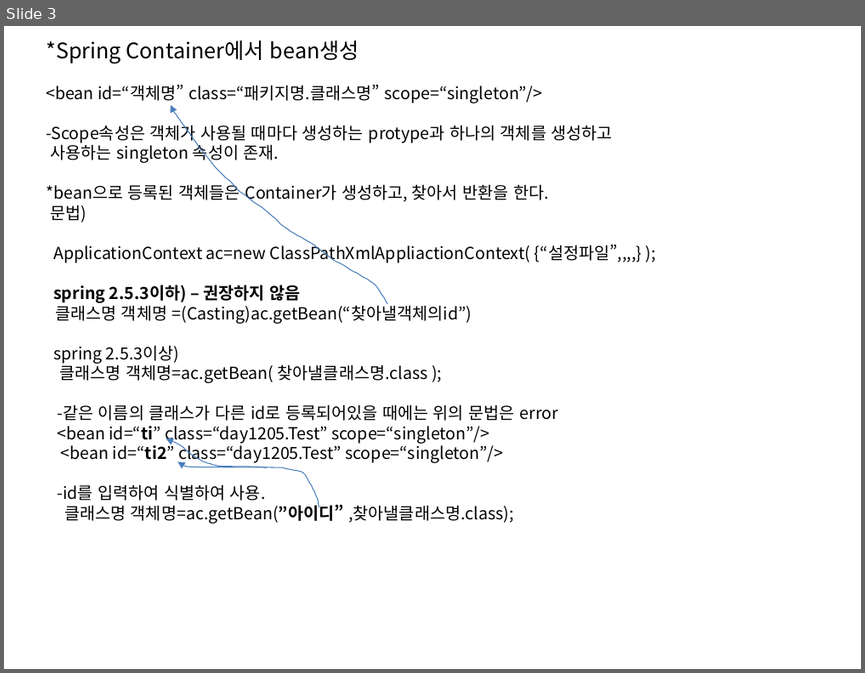
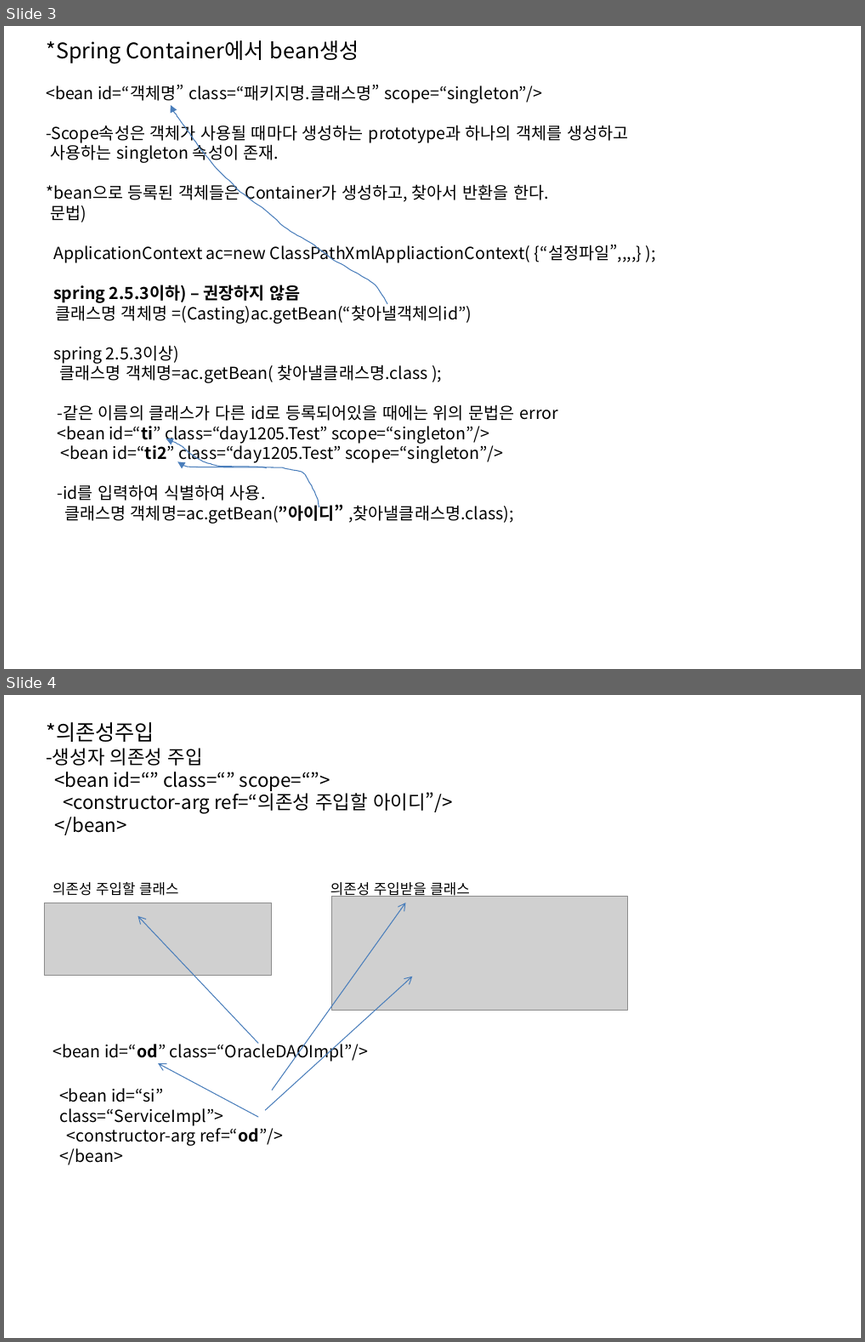
Before and after one commit to In0code/Programming_note, a slide deck: PPT/20231204_spring_di.pptx. Shown one above the other, each under a label of ours: slide 3 before the commit, slides 3 and 4 after it. The pictures are 865x673 and 865x1342 pixels, drawn with LibreOffice and Linux fonts; fonts in the diff are those of the drawing; grey boxes stand for pictures. Boxes give left, top, right and bottom in pixels: in the first picture for what was removed or moved away, otherwise in the second. Text is boxed around its words. In the diff, an @@ line names an element or a change of style, - is before the commit and + after.

```diff
--- a/PPT/20231204_spring_di.pptx
+++ b/PPT/20231204_spring_di.pptx
@@ slide 4 added at (x1=4, y1=695, x2=861, y2=1338), background #FFFFFF @@
@@ text added at (x1=46, y1=722, x2=453, y2=835), 16 pt, text #000000 @@
+*의존성주입
+-생성자 의존성 주입
+<bean id=“” class=“” scope=“”>
+<constructor-arg ref=“의존성 주입할 아이디”/>
+</bean>
@@ text added at (x1=52, y1=882, x2=178, y2=896), 12 pt, text #000000 @@
+의존성 주입할 클래스
@@ text added at (x1=330, y1=882, x2=469, y2=898), 12 pt, text #000000 @@
+의존성 주입받을 클래스
@@ picture added at (x1=332, y1=896, x2=628, y2=1009) @@
@@ picture added at (x1=44, y1=902, x2=273, y2=975) @@
@@ arrow added from (258, 1043) to (137, 916), #4B7EBC 0.75 pt @@
@@ arrow added from (271, 1090) to (406, 902), #4B7EBC 0.75 pt @@
@@ arrow added from (265, 1110) to (413, 976), #4B7EBC 0.75 pt @@
@@ text added at (x1=52, y1=1039, x2=369, y2=1061), 14 pt, text #000000 @@
+<bean id=“od” class=“OracleDAOImpl”/>
@@ arrow added from (258, 1117) to (158, 1063), #4B7EBC 0.75 pt @@
@@ text added at (x1=59, y1=1088, x2=283, y2=1145), 14 pt, text #000000 @@
+<bean id=“si” class=“ServiceImpl”>
+<constructor-arg ref=“od”/>
+</bean>
@@ slide 3 changed as well @@
@@ text at (x1=46, y1=122, x2=628, y2=143): text changed @@
--Scope속성은 객체가 사용될 때마다 생성하는 protype과 하나의 객체를 생성하고
+-Scope속성은 객체가 사용될 때마다 생성하는 prototype과 하나의 객체를 생성하고
```
Also in this commit, not shown: 2 other slides changed, 4 other slides added, 1 other file.
